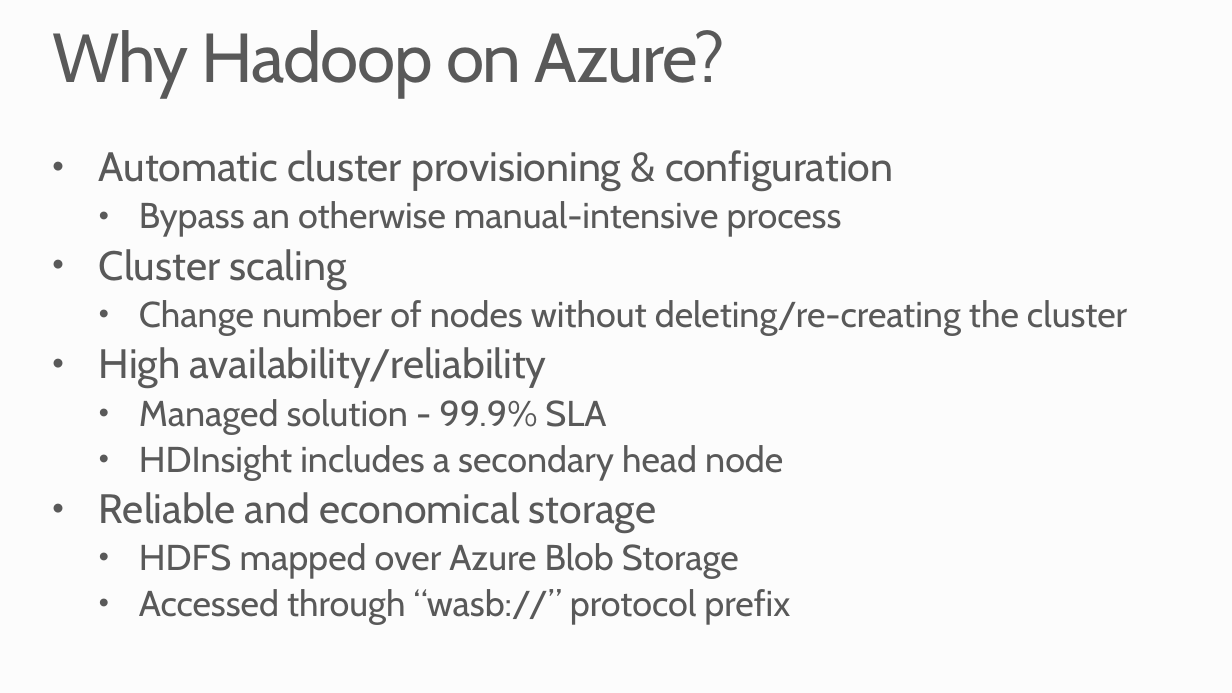
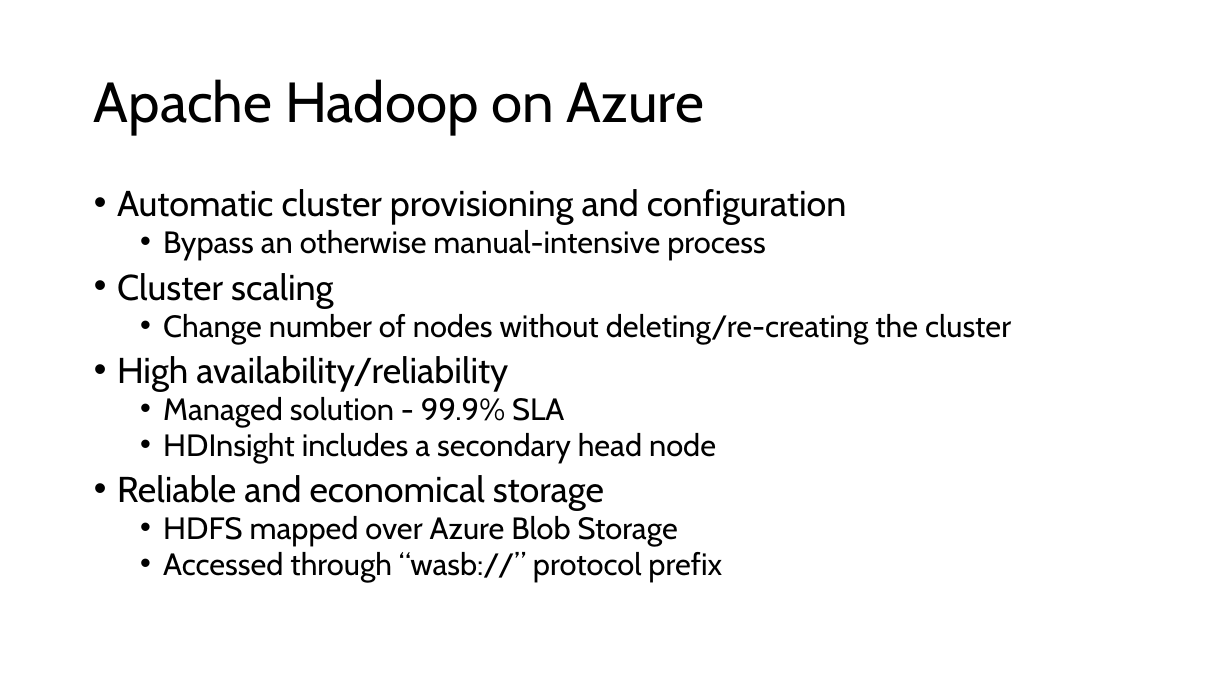
Before and after one commit to microsoft/AcademicContent, a slide deck: slide 3 of Workshop/7. HDInsight/Azure HDInsight.pptx (slide 4 before the commit). Drawn at 1232x693 pixels with LibreOffice and Linux fonts; fonts in the diff are those of the drawing; background and template pictures are left out. Boxes give left, top, right and bottom in pixels: in the first picture for what was removed or moved away, otherwise in the second. Text is boxed around its words. In the diff, an @@ line names an element or a change of style, - is before the commit and + after.

```diff
--- a/Workshop/7. HDInsight/Azure HDInsight.pptx
+++ b/Workshop/7. HDInsight/Azure HDInsight.pptx
@@ background #FCFCFC to #FFFFFF @@
@@ title "Apache Hadoop on Azure" at box(94, 79, 704, 135): vertical alignment top to middle @@
@@ title at box(94, 79, 704, 135): text changed; size 54 to 44 pt; text colour #595959 to #000000 @@
-Why Hadoop on Azure?
+Apache Hadoop on Azure
@@ text "Automatic cluster provisioning and configuration": place and size @@
-text "Automatic cluster provisioning and configuration" at box(99, 150, 1127, 625)
+text "Automatic cluster provisioning and configuration" at box(117, 189, 1011, 582)
@@ text at box(117, 189, 847, 225): text changed; size 32 to 28 pt; text colour #595959 to #000000 @@
-• Automatic cluster provisioning & configuration
+• Automatic cluster provisioning and configuration
@@ text at box(117, 230, 1011, 582): size 28 to 24 pt in "Bypass an otherwise manual-intensive process", "Change number of nodes without deleting/re-creating the ...", "Managed solution - 99.9% SLA", "HDInsight includes a secondary head node" and 2 more places; text colour #595959 to #000000 in "Bypass an otherwise manual-intensive process", "Cluster scaling", "Change number of nodes without deleting/re-creating the ...", "High availability/reliability" and 5 more places; size 32 to 28 pt in "Cluster scaling", "High availability/reliability", "Reliable and economical storage"; indent changed; line spacing 0.9 to 0.8; more space between paragraphs @@
```
Also in this commit, not shown: 7 other slides changed, 1 slide added, 2 slides removed.
